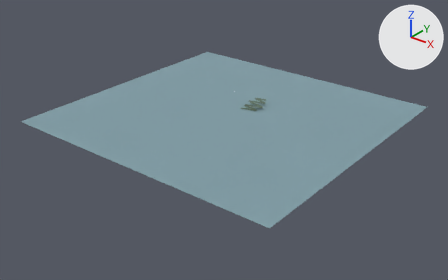
The glTF model frontend/projects/ride/public/courses/cypress.glb: old version first, new version second.
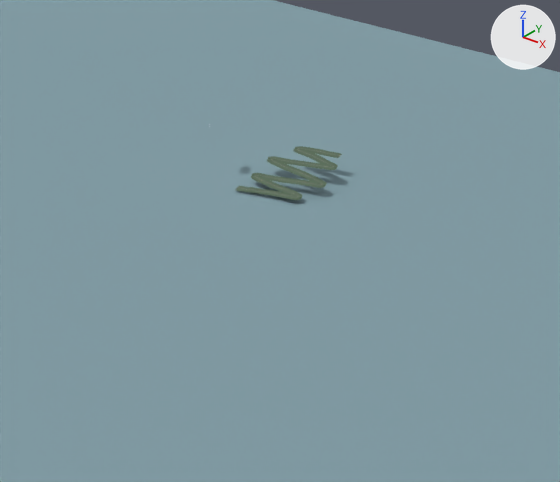
Each version is shown whole from a camera (50 mm lens) standing at (57343.0, -76078.0, 40302.0) and looking at (823.0, -5428.0, -3501.0), then close up on the part from 41% to 71% of the width and 22% to 64% of the height. The lights are fixed; the arrows at upper right show +X, +Y and +Z. The older version's two pictures come first. Where no turn or scale is listed for an object, it has been applied to the vertices.

The first close-up shows 'Land_000', 'Land_006', 'Land_007', 'Land_008', 'Land_009' and 14 more.
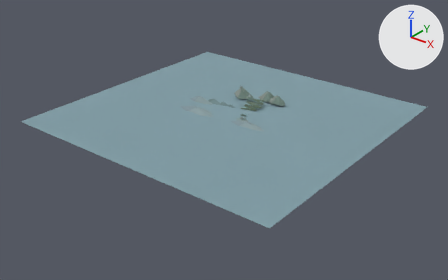
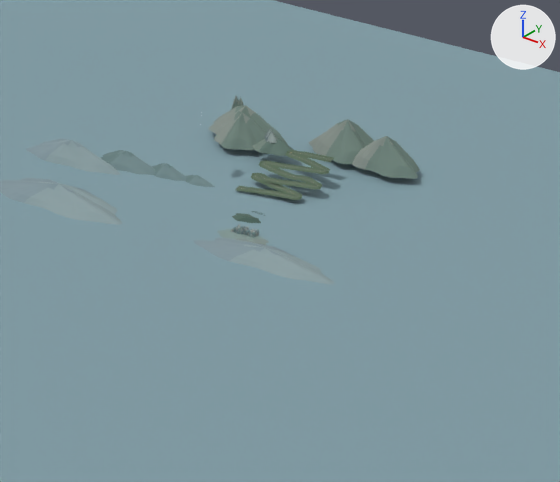
The change, as JSON lines over the scene's bpy script:
```json
{"op": "add", "block": "mat_peaks", "code": ["mat_peaks = bpy.data.materials.new('Peaks')", "mat_peaks.use_nodes = True; mat_peaks.node_tree.nodes.clear()", "_N = mat_peaks.node_tree.nodes; _L = mat_peaks.node_tree.links", "n0 = _N.new('ShaderNodeBsdfPrincipled'); n0.name = 'Principled BSDF'", "n0.inputs[2].default_value = 0.85  # 'Roughness'", "n1 = _N.new('ShaderNodeOutputMaterial'); n1.name = 'Material Output'", "n2 = _N.new('ShaderNodeVertexColor'); n2.name = 'Color Attribute'", "_L.new(n0.outputs[0], n1.inputs[0])  # 'BSDF' to 'Surface'", "_L.new(n2.outputs[0], n0.inputs[0])  # 'Color' to 'Base Color'"]}
{"op": "add", "block": "me_peaks", "code": ["me_peaks = bpy.data.meshes.new('Peaks')", "me_peaks.from_pydata(...)  # 11201 vertices, 15348 faces; spans x 0.0..34000.0, y -24000.0..0.0, z 0.0..1842.0", "me_peaks.materials.append(mat_peaks)"]}
{"op": "set", "path": "ob_land_006.location", "old": "(637.0, 1473.0, 339.0)", "new": "(593.0, 1223.0, 322.0)"}
{"op": "set", "path": "ob_land_007.location", "old": "(1564.0, 1693.0, 385.0)", "new": "(1533.0, 1443.0, 382.0)"}
{"op": "set", "path": "ob_land_008.location", "old": "(2512.0, 1993.0, 431.0)", "new": "(2481.0, 1743.0, 429.0)"}
{"op": "set", "path": "ob_land_009.location", "old": "(1815.0, 2173.0, 477.0)", "new": "(1779.0, 1851.0, 476.0)"}
{"op": "add", "block": "ob_peaks", "code": ["ob_peaks = bpy.data.objects.new('Peaks', me_peaks)", "ob_peaks.location = (-17000.0, 8500.0, -12.0)"]}
```

Boxes (x1, y1, x2, y2) around the edits, measured in the close-ups (560 x 482 px):
```json
{"object": "Peaks", "change": "added", "after": [0, 96, 420, 284]}
{"object": "Land_009", "change": "moved", "before": [298, 171, 321, 182], "after": [293, 175, 317, 184]}
{"object": "Land_007", "change": "moved", "before": [285, 178, 310, 185], "after": [280, 180, 305, 187]}
{"object": "Land_008", "change": "moved", "before": [306, 180, 327, 188], "after": [303, 182, 322, 189]}
{"object": "Land_006", "change": "moved", "before": [264, 175, 288, 183], "after": [261, 177, 283, 185]}
```
